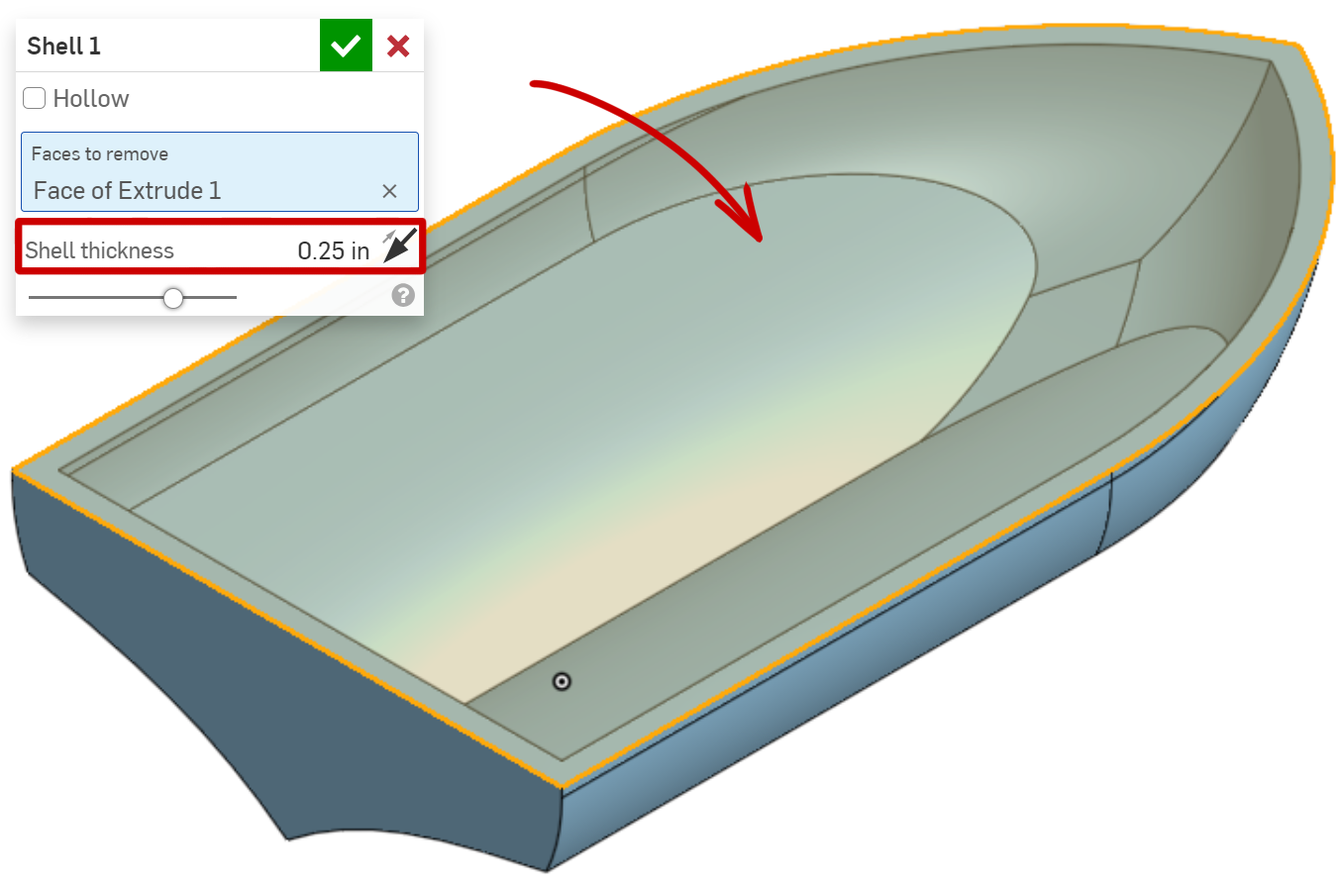
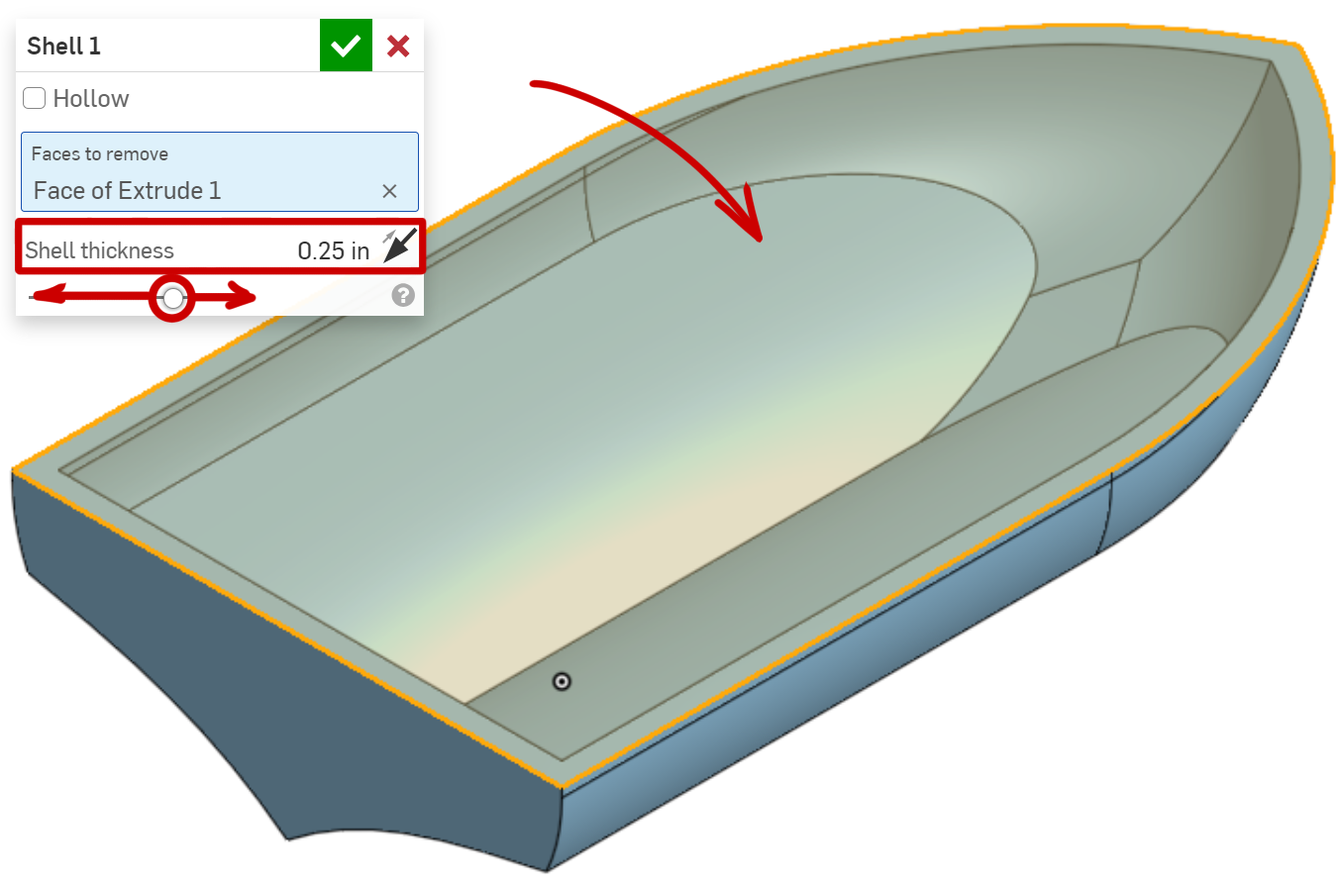
Comparing the layer stacks of the two w=1339, h=883 images. Changes:
painted on "Paint Layer 1" over [32, 274, 257, 324]
painted on "Background" over [32, 274, 257, 324]
